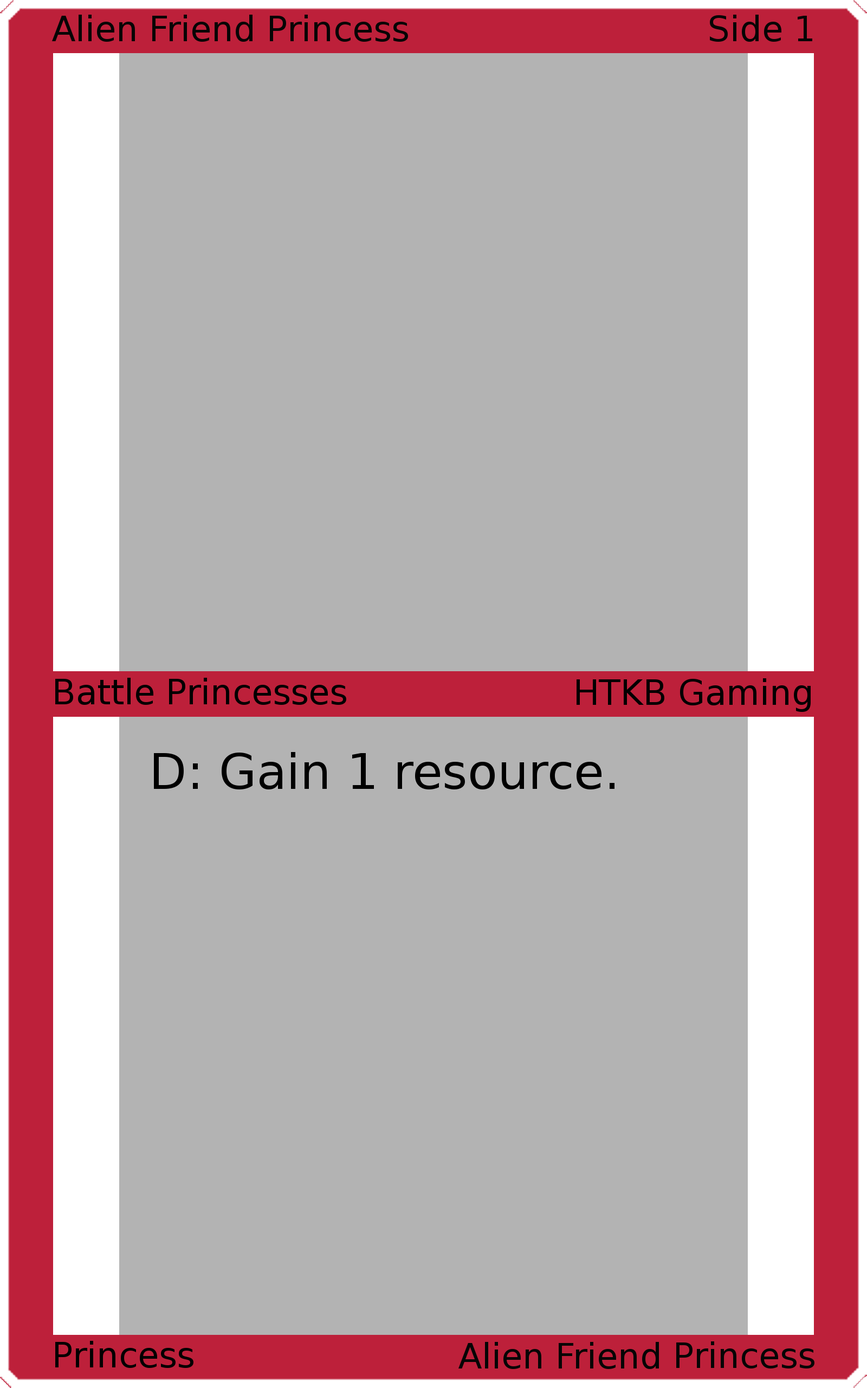
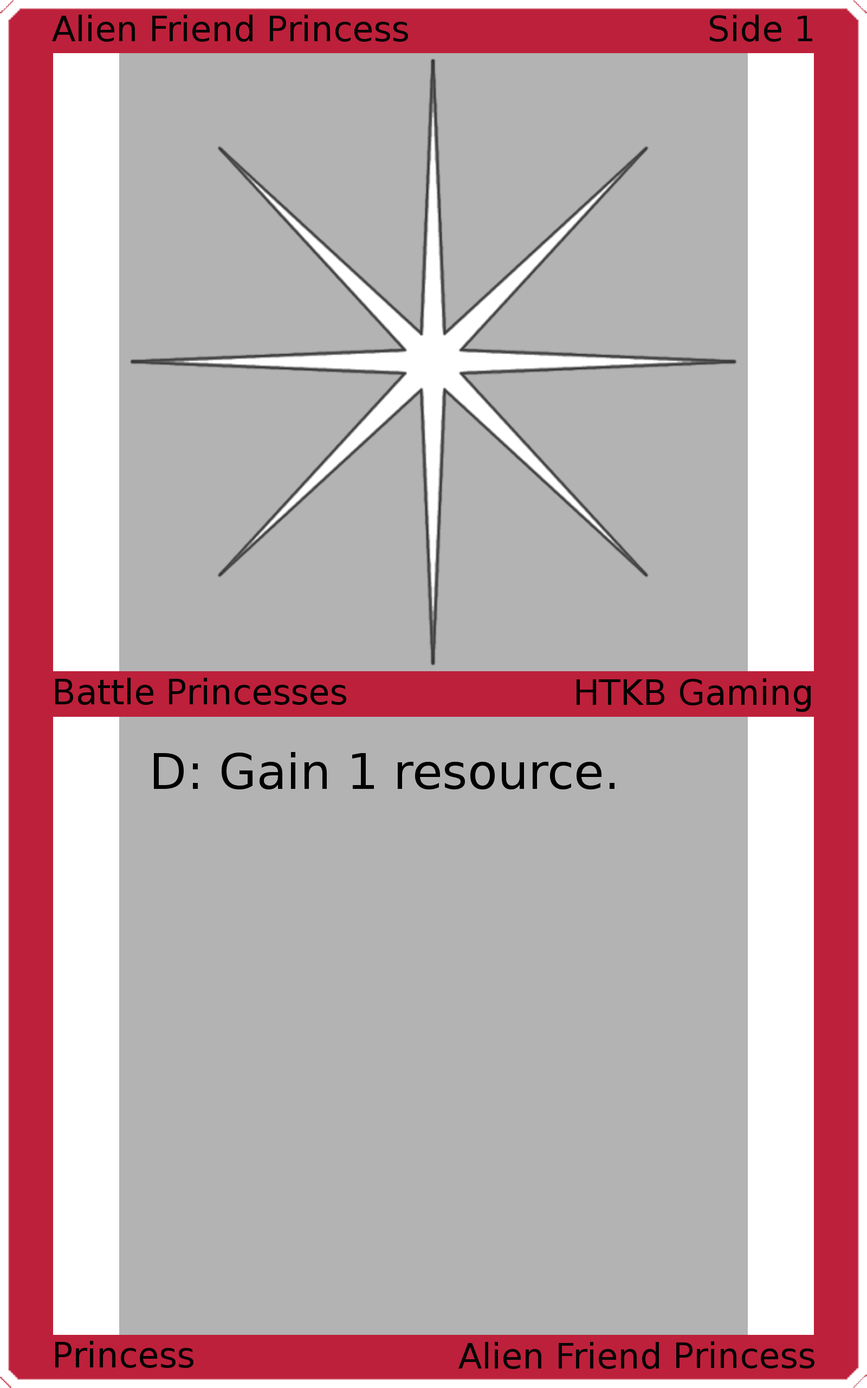
Comparing the layer stacks of the two w=867, h=1388 images. Changes:
added layer "Art" above "Top Background" over [129, 57, 738, 666]
